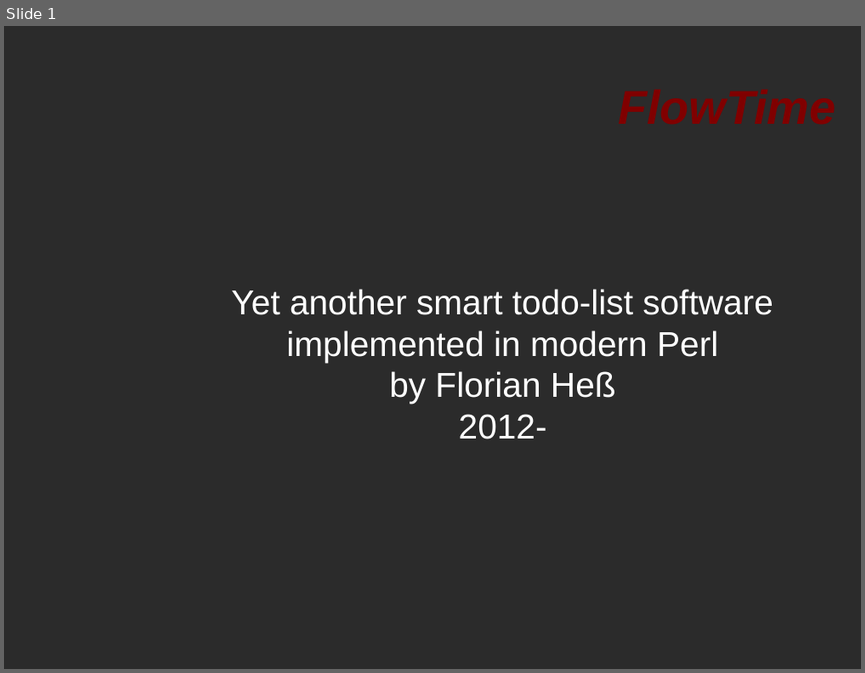
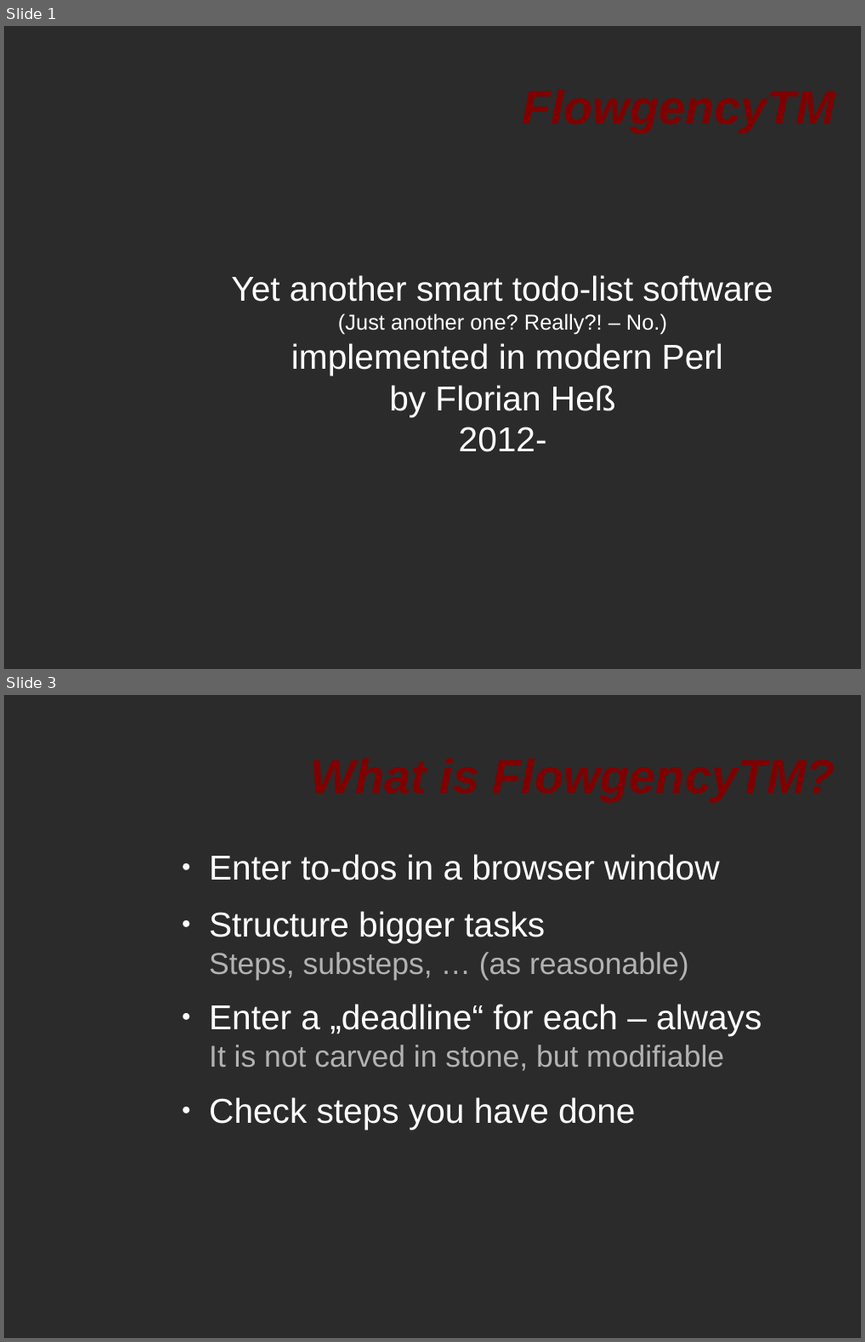
Before and after one commit to flowdy/FlowgencyTM, a slide deck: doc/intro.odp. Shown one above the other, each under a label of ours: slide 1 before the commit, slides 1 and 3 after it; the slides between them are not shown. The pictures are 865x673 and 865x1342 pixels, drawn with LibreOffice and Linux fonts; fonts in the diff are those of the drawing; background and template pictures are left out; a plain dark background stands for a picture behind light text. Boxes give left, top, right and bottom in pixels: in the first picture for what was removed or moved away, otherwise in the second. Text is boxed around its words. In the diff, an @@ line names an element or a change of style, - is before the commit and + after.

```diff
--- a/doc/intro.odp
+++ b/doc/intro.odp
@@ slide 3 added at (x1=4, y1=695, x2=861, y2=1338), background picture (left out) @@
@@ text added at (x1=209, y1=854, x2=761, y2=1129), 32 pt, text #FFFFFF @@
+● Enter to-dos in a browser window
+● Structure bigger tasks
+  Steps, substeps, … (as reasonable)
+● Enter a „deadline“ for each – always
+  It is not carved in stone, but modifiable
+● Check steps you have done
@@ title added at (x1=234, y1=1044, x2=256, y2=1067), 44 pt, text #800000, bold, italic @@
+What is FlowgencyTM?
@@ slide 1 changed as well @@
@@ title at (x1=313, y1=52, x2=837, y2=159): text changed @@
-FlowTime
+FlowgencyTM
@@ subtitle at (x1=231, y1=275, x2=773, y2=416): text changed @@
-Yet another smart todo-list software implemented in modern Perl
-by Florian Heß
+Yet another smart todo-list software
+(Just another one? Really?! – No.)
+implemented in modern Perl
+by Florian Heß
```
Also in this commit, not shown: 5 other slides changed, 2 other slides added, 1 slide removed.
